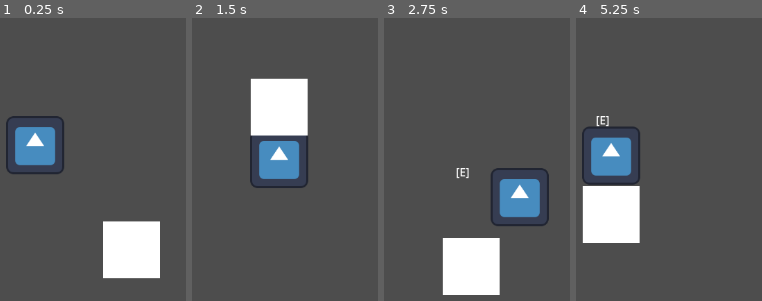
Above: before the commit, frames 1-4 (left to right).
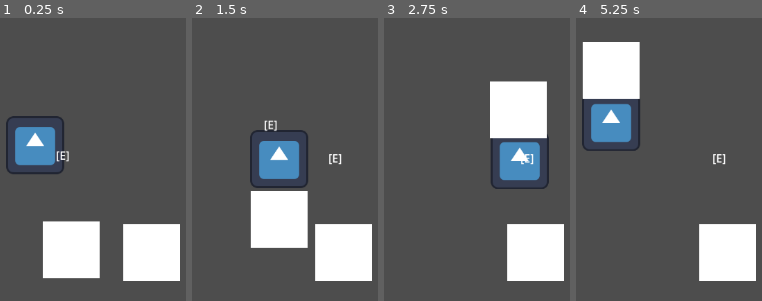
Above: after the commit, the same moments.

Repository: madsonmms/item-module
Game: Godot game, scene res://playground.tscn
Same seed, same stepped clock (60 frames per second), same inputs: the game is played once before the commit and once after it. The engine's default icon, where the game draws it, is replaced by a stand-in: a white triangle on a blue panel in a dark square.
Inputs:
- Up to frame 1 (0.25 s): no input
- Up to frame 2 (1.5 s): tap Enter at 0.5 s; hold Right (right) 0.53-1.28 s; hold E (interact) 0.53-1.28 s; hold Down (down) from 1.28 s (still down); tap E (interact) at 1.35 s
- Up to frame 3 (2.75 s): release Down (down) at 2.03 s; hold Right (right) from 2.03 s (still down); hold E (interact) from 2.03 s (still down)
- Up to frame 4 (5.25 s): release Right (right) at 2.78 s; release E (interact) at 2.78 s; hold Up (up) 2.78-3.53 s; tap E (interact) at 2.85, 4.35 s; hold E (interact) 3.53-4.28 s; hold Left (left) 3.53-5.03 s; hold Down (down) from 5.03 s (still down); hold E (interact) from 5.03 s (still down)

The runs differ from the first frame. In frame 1, 11% of the frame differs, in the area x 23-97%, y 46-93%; in frame 2, 19%; in frame 3, 25%, in the area x 31-97%, y 22-98%; in frame 4, 25%.

Commit message:
fix: now the player catch the nearest item while using Area2D

Diff:
--- a/Components/interact_component_2d.gd
+++ b/Components/interact_component_2d.gd
@@ -9,13 +9,18 @@
 
 @export var carry_point: Marker2D
 
+# Found interactables
 var available_body: Interactable = null
+
+# Carrying
 var carried_body: Interactable = null
 var is_carrying: bool = false
 var carry_offset: Vector2 = Vector2(0, 0)
 
+# Actor
 var actor: CharacterBody2D
 
+# Detection
 var current_detector : Node = null
 var detection_enabled: bool = true
 
@@ -32,7 +37,6 @@
 func _process(_delta: float) -> void:
 	if current_detector is RayCast2D:
 		_update_raycast_detection()
-
 
 func _setup_detector() -> void:
 	for child in get_children():
@@ -110,10 +114,14 @@
 		_handle_carry(carried_body)
 		return false
 
+	if current_detector is Area2D:
+		var nearest = _get_nearest_body()
+		if nearest:
+			available_body = nearest
+
 	if not available_body:
 		return false
 
-
 	interaction_started.emit(available_body)
 
 	var success = _interactable_type_route(available_body)
@@ -124,8 +132,8 @@
 	return success
 
 
-func _handle_interact(interactable: Interactable) -> bool:
-	interactable.notify_interaction_start(actor)
+func _handle_interact(body: Interactable) -> bool:
+	body.notify_interaction_start(actor)
 	return true
 
 
@@ -137,6 +145,7 @@
 
 
 func _handle_pickup(body: Interactable) -> bool:
+	print_debug("[InteractComponent] tentando pickup")
 	return true
 
 #-- COMPONENT MAIN :: END --#
@@ -190,12 +199,10 @@
 func _on_area_body_entered(body: Node2D) -> void:
 	var body_detected = body as Interactable
 
-	if not body_detected or not body_detected.interaction_active:
-		return
-
 	available_body = body_detected
 
 	available_body.notify_detection_start(self)
+
 
 func _on_area_body_exited(body: Node2D) -> void:
 
@@ -206,6 +213,30 @@
 		available_body = null
 
 	pass
+
+
+func _get_nearest_body() -> Node2D:
+	if current_detector is not Area2D:
+		print_debug("Detector não é area2D")
+		return
+
+	var bodies = current_detector.get_overlapping_bodies()
+	var nearest_body: Node2D = null
+	var min_dist: float = INF
+
+	for body in bodies:
+
+		var interactable = body as Interactable
+
+		if interactable and interactable.interaction_active and interactable != carried_body:
+			var dist = global_position.distance_squared_to(body.global_position)
+
+			if dist < min_dist:
+				min_dist = dist
+				nearest_body = interactable
+
+	return nearest_body
+
 
 func _clear_available_body() -> void:
 	if available_body and available_body != carried_body:
--- a/Itens/Caixa/caixa.gd
+++ b/Itens/Caixa/caixa.gd
@@ -15,15 +15,12 @@
 	_update_visual_state()
 
 func _on_detection_started(_detector: Node) -> void:
-	print_debug("[Caixa] Detectado por: ", _detector.name)
 
 	if interaction_label:
 		interaction_label.text = "[E]"
 		interaction_label.visible = true
 
 func _on_interaction_started(_interactor: CharacterBody2D) -> void:
-	print_debug("Caixa: interação iniciada...")
-
 	active = not active
 
 	_update_visual_state()
--- a/playground.tscn
+++ b/playground.tscn
@@ -9,7 +9,12 @@
 position = Vector2(489, 237)
 collision_mask = 12
 
-[node name="Caixa" parent="." instance=ExtResource("2_wt17y")]
-position = Vector2(628, 388)
+[node name="Caixa2" parent="." groups=["Interactables"] instance=ExtResource("2_wt17y")]
+position = Vector2(657, 392)
 collision_layer = 4
 interactable_type = 0
+
+[node name="Caixa" parent="." groups=["Interactables"] instance=ExtResource("2_wt17y")]
+position = Vector2(541, 388)
+collision_layer = 4
+interactable_type = 0
--- a/project.godot
+++ b/project.godot
@@ -18,6 +18,7 @@
 [global_group]
 
 Player=""
+Interactables=""
 
 [input]
 
